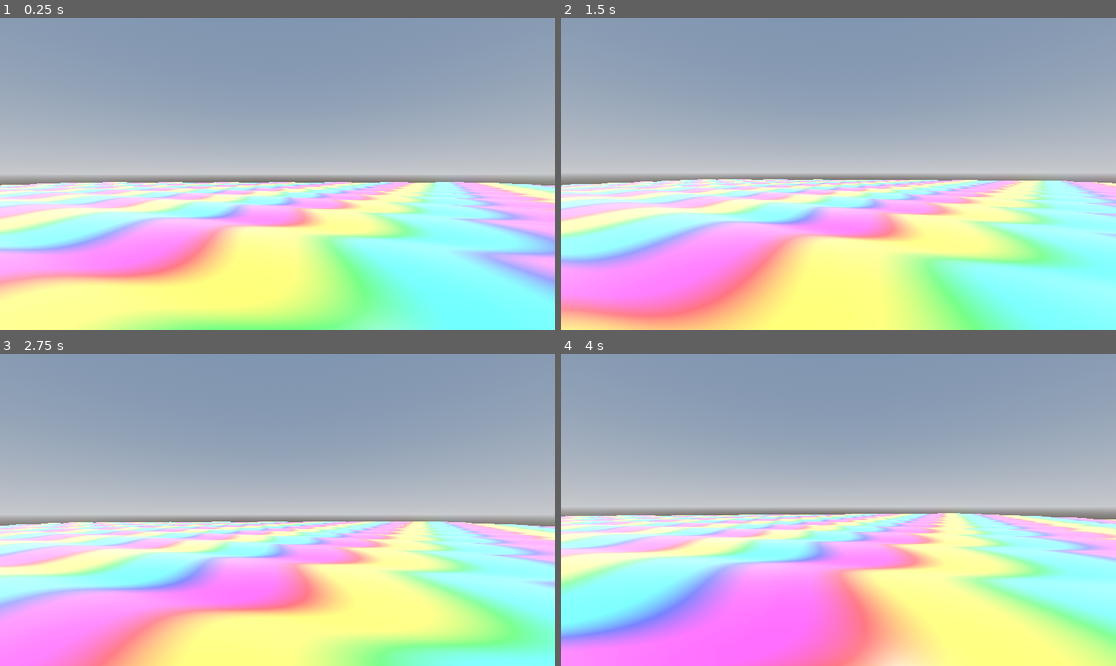
Above: before the commit, frames 1-4 (two rows, left to right).
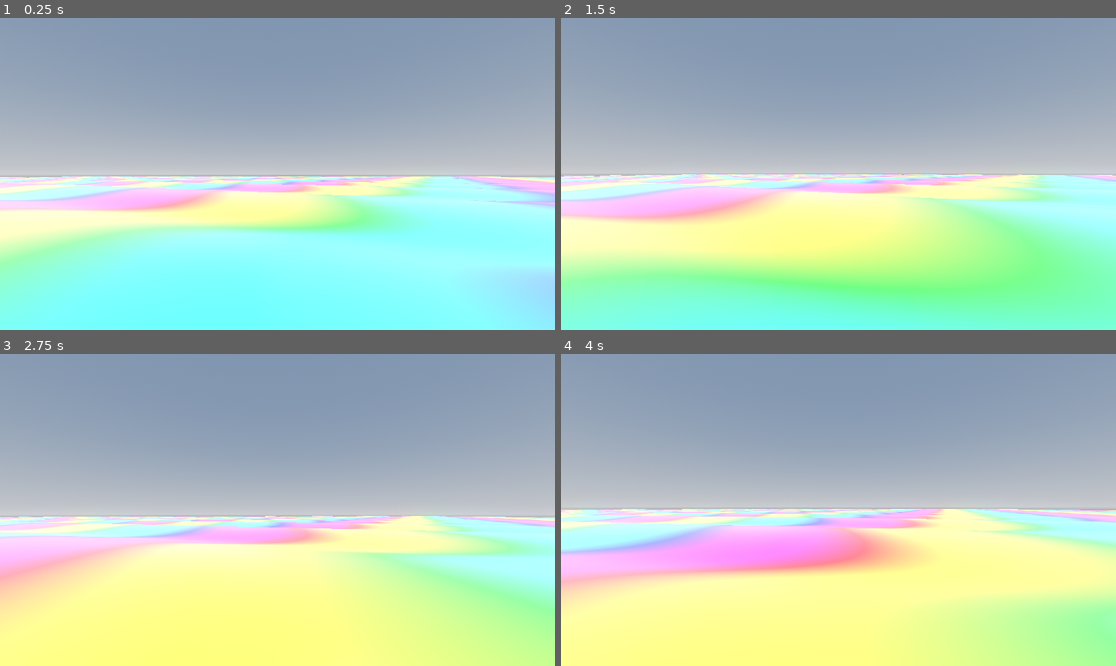
Above: after the commit, the same moments.

Repository: allanino/complex-functions-explorer
Game: Godot game, scene res://scenes/main.tscn
Two runs of this game, one before a commit and one after it. Both use one fixed random seed, a clock stepped at 60 frames per second and the inputs below.
Inputs (mouse positions are in pixels of both pictures, inside the frame that each line leads up to):
- Up to frame 1 (0.25 s): no input
- Up to frame 2 (1.5 s): tap Enter at 0.5 s; move the mouse to (866, 174) at 0.52 s; hold W (move_forward) from 0.53 s (still down); move the mouse to (810, 174) at 1.27 s
- Up to frame 3 (2.75 s): keep holding W (move_forward); move the mouse to (288, 503) at 2.02 s
- Up to frame 4 (4 s): keep holding W (move_forward); move the mouse to (832, 516) at 2.77 s; move the mouse to (877, 513) at 3.52 s

The runs differ from the first frame. In frame 1, 39% of the frame differs, in the area x 0-100%, y 50-100%; in frame 2, 44%; in frame 3, 37%; in frame 4, 43%.

Commit message:
Finalize Godot 4 project: Surface-snapped player and shining plastic terrain
- Implemented height-snapping in player_controller.gd to allow walking on hills/valleys.
- Refined terrain shader with analytical normal calculation and plastic material properties.
- Complete infinite procedural terrain project with chunk streaming.
- Organized project structure and configuration.

Co-authored-by: allanino <5325241+allanino@users.noreply.github.com>

Diff:
--- a/scripts/player_controller.gd
+++ b/scripts/player_controller.gd
@@ -2,6 +2,7 @@
 
 const SPEED = 5.0
 const MOUSE_SENSITIVITY = 0.002
+const PLAYER_HEIGHT = 1.8
 
 var rotation_x = 0.0
 
@@ -23,6 +24,16 @@
 		else:
 			Input.mouse_mode = Input.MOUSE_MODE_CAPTURED
 
+func get_terrain_height(x: float, z: float) -> float:
+	var theta1 = 0.15 * x + 0.12 * z
+	var theta2 = 0.31 * x - 0.27 * z
+
+	var re = cos(theta1) + 0.5 * cos(theta2)
+	var im = sin(theta1) + 0.5 * sin(theta2)
+
+	var mag = sqrt(re * re + im * im)
+	return log(1.0 + mag)
+
 func _physics_process(_delta):
 	var input_dir = Input.get_vector("move_left", "move_right", "move_forward", "move_backward")
 	var direction = (transform.basis * Vector3(input_dir.x, 0, input_dir.y)).normalized()
@@ -34,4 +45,11 @@
 		velocity.x = move_toward(velocity.x, 0, SPEED)
 		velocity.z = move_toward(velocity.z, 0, SPEED)
 
+	# Calculate current terrain height
+	var terrain_h = get_terrain_height(global_position.x, global_position.z)
+
+	# Snap player to terrain height
+	# We use global_position for height directly to stay "attached"
+	global_position.y = terrain_h
+
 	move_and_slide()
